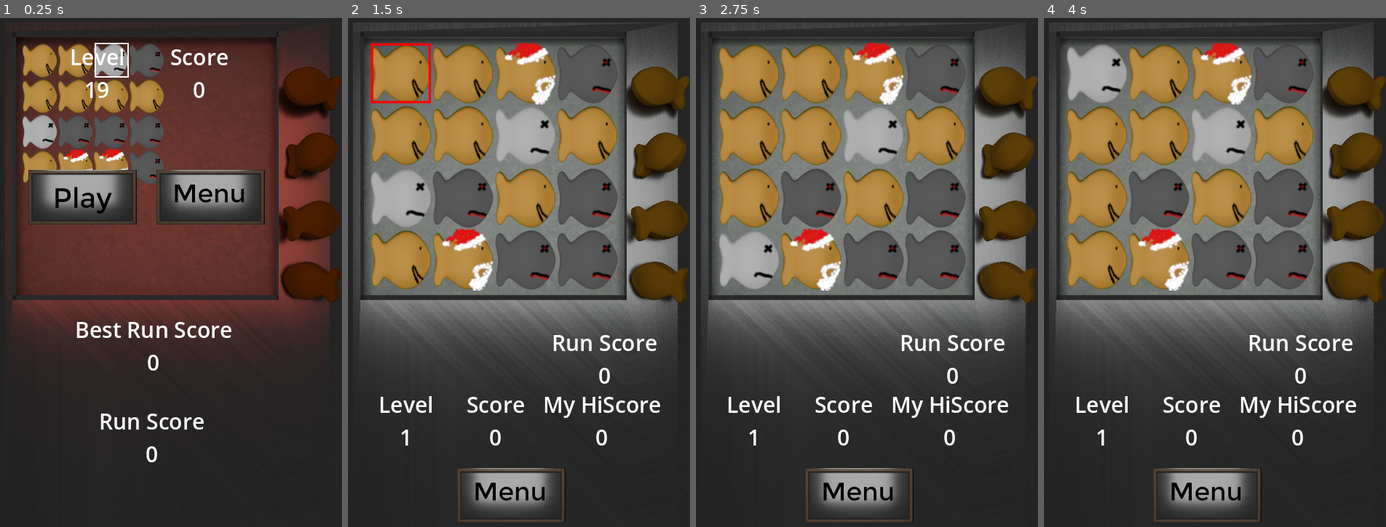
Above: before the commit, frames 1-4 (left to right).
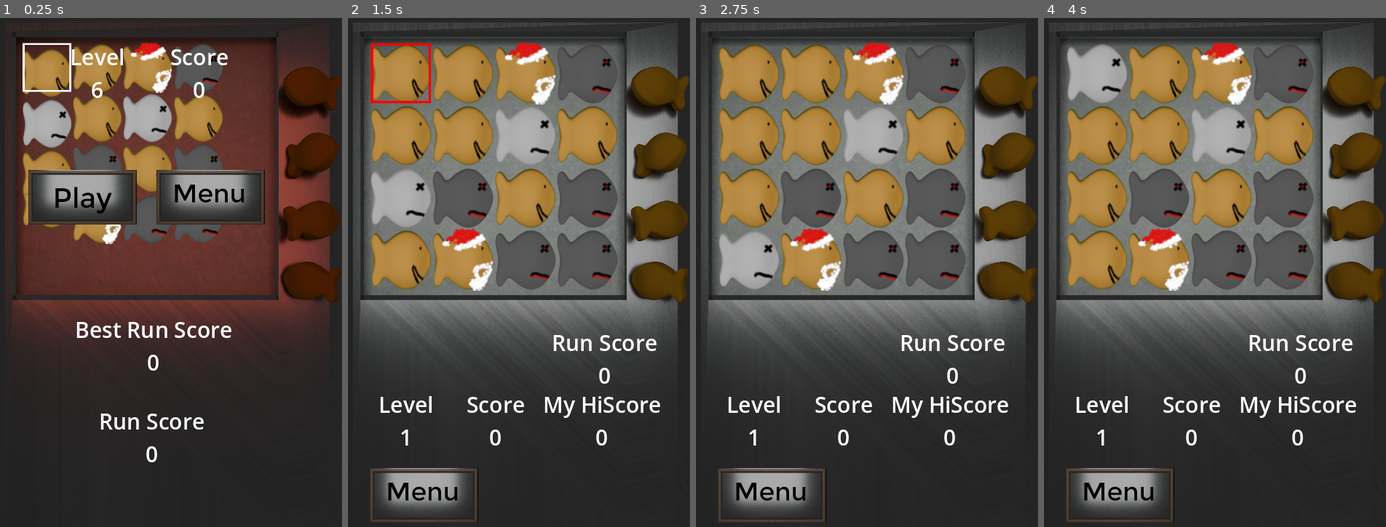
Above: after the commit, the same moments.

Repository: SecsAndCyber/GoldphishMatcher
Game: Godot game, scene res://source/failed_state.tscn
Same seed, same stepped clock (60 frames per second), same inputs: the game is played once before the commit and once after it. This scene is started directly instead of the project's main scene.
Inputs (mouse positions are in pixels of both pictures, inside the frame that each line leads up to):
- Up to frame 1 (0.25 s): no input
- Up to frame 2 (1.5 s): click (430, 196) at 0.5 s; click (399, 73) at 1.27 s
- Up to frame 3 (2.75 s): click (747, 135) at 2.02 s
- Up to frame 4 (4 s): click (1095, 196) at 2.77 s; click (1095, 262) at 3.52 s

The runs differ from the first frame. In frame 1, 12% of the frame differs, in the area x 6-66%, y 4-45%; in frame 2, 4.1%; in frame 3, 4.1%; in frame 4, 4.1%.

Commit message:
Add current Star count during level retries

Diff:
--- a/source/failed_state.tscn
+++ b/source/failed_state.tscn
@@ -7,6 +7,7 @@
 [ext_resource type="Texture2D" uid="uid://bxvbt63obr7j1" path="res://assets/UI/Return_Button_Frames.png" id="5_ry7gx"]
 [ext_resource type="PackedScene" uid="uid://b2a53t6xtelye" path="res://source/replay_state.tscn" id="7_oxosu"]
 [ext_resource type="Theme" uid="uid://docpmippif7jn" path="res://source/resources/PlayStateText.tres" id="8_55qik"]
+[ext_resource type="PackedScene" uid="uid://d1dm0gb8pvhv7" path="res://source/star_feed_back.tscn" id="8_m78wp"]
 
 [sub_resource type="AtlasTexture" id="AtlasTexture_t6qk5"]
 atlas = ExtResource("5_ry7gx")
@@ -177,5 +178,13 @@
 horizontal_alignment = 1
 vertical_alignment = 1
 
+[node name="StarFeedBack" parent="Container" instance=ExtResource("8_m78wp")]
+z_index = 9
+offset_left = 34.0
+offset_top = 567.0
+offset_right = 794.0
+offset_bottom = 810.0
+scale = Vector2(0.555, 0.555)
+
 [connection signal="pressed" from="Container/ReturnButton" to="Container" method="_on_menu_button_pressed"]
 [connection signal="pressed" from="Container/PlayButton" to="Container" method="_on_play_button_pressed"]
--- a/source/play_state.tscn
+++ b/source/play_state.tscn
@@ -69,9 +69,9 @@
 anchors_preset = 5
 anchor_left = 0.5
 anchor_right = 0.5
-offset_left = -80.0
+offset_left = -200.0
 offset_top = 625.0
-offset_right = 218.0
+offset_right = 98.0
 offset_bottom = 775.0
 grow_horizontal = 2
 scale = Vector2(0.5, 0.5)
@@ -181,10 +181,11 @@
 vertical_alignment = 1
 
 [node name="StarFeedBack" parent="Container" instance=ExtResource("9_olsdx")]
-visible = false
-offset_right = 790.0
-offset_bottom = 677.0
-scale = Vector2(0.566, 0.566)
+offset_left = 242.0
+offset_top = 625.0
+offset_right = 1009.0
+offset_bottom = 895.0
+scale = Vector2(0.286, 0.286)
 
 [connection signal="pressed" from="Container/ReturnButton" to="Container" method="_on_menu_button_pressed"]
 [connection signal="pressed" from="Container/RetryButton" to="Container" method="_on_retry_button_pressed"]
--- a/source/scripts/board.gd
+++ b/source/scripts/board.gd
@@ -69,7 +69,7 @@
 	get:
 		return clampi(_score,0,0x999999)
 
-func create(x_size, y_size):
+func create():
 	crackers.visible = true
 	for hl in highlights.get_children():
 		highlights.remove_child(hl)
@@ -89,9 +89,9 @@
 	score = 0
 	combo_score = 0
 	combo_count = 0
-	xs = x_size
-	ys = y_size
-	level_block_count = x_size * y_size
+	xs = int(size.x)
+	ys = int(size.y)
+	level_block_count = int(size.x * size.y)
 	rng = FlxRandom.new()
 	rng.init(Reg.Levels)
 
--- a/source/scripts/failed_state.gd
+++ b/source/scripts/failed_state.gd
@@ -11,6 +11,7 @@
 @onready var hi_score: Label = $HiScore
 @onready var done_banner: Label = $DoneBanner
 @onready var best_run_score: Label = $BestRunScore
+@onready var star_feed_back: Control = $StarFeedBack
 
 var display_score:int = Reg.Score
 
@@ -33,6 +34,10 @@
 
 	if Reg.Levels in Reg.HiScore:
 		$HiScore.text = "Hi Score\n" + str(Reg.HiScore[Reg.Levels]);
+
+	star_feed_back.global_position = Vector2(242, 625)
+	star_feed_back.scale  = Vector2(0.286, 0.286)
+	star_feed_back.display(Reg.LevelStars.get(Reg.Levels, 0))
 
 	var rs = Reg.RunningScore
 	Reg.Levels = 1
--- a/source/scripts/global_reg.gd
+++ b/source/scripts/global_reg.gd
@@ -88,14 +88,13 @@
 			return 0.54
 		if LevelStep == 2:
 			return 0.444
-		if LevelStep == 3:
+		if LevelStep >= 3:
 			return 0.383
-		#return UI_Scale * clampf(2 - ((instance._levels / 5)/5.0), 1, 2);
 		return UI_Scale
 static var LevelStep:int:
 	get():
 		@warning_ignore("integer_division")
-		return int(instance._levels / 5)
+		return int((instance._levels % 1000) / 5)
 static var MusicVolume:float = .0125
 var _music_mute:bool = false
 static var MusicMute:bool:
--- a/source/scripts/play_state.gd
+++ b/source/scripts/play_state.gd
@@ -31,12 +31,16 @@
 	Reg.Loss = false
 	final_state = false
 
+	star_feed_back.global_position = Vector2(242, 625)
+	star_feed_back.scale  = Vector2(0.286, 0.286)
+	star_feed_back.display(Reg.LevelStars.get(Reg.Levels, 0))
+
 	@warning_ignore("integer_division")
-	var rows:int = 4 + int(Reg.Levels / 5)
+	var rows:int = 4 + Reg.LevelStep
 	@warning_ignore("integer_division")
-	var columns:int = 4 + int(Reg.Levels / 5)
+	var columns:int = 4 + Reg.LevelStep
 	board.size = Vector2(rows, columns)
-	board.create(rows, columns)
+	board.create()
 
 	retry_button.visible = false
 	next_button.visible = false
@@ -46,6 +50,8 @@
 		$NextButton.texture_hover.atlas = load("res://assets/UI/FreePlay_Button_Frames.png")
 
 func popup(level_stats:Dictionary = {}):
+	star_feed_back.global_position = Vector2(23, 407)
+	star_feed_back.scale = Vector2(0.566,0.566)
 	star_feed_back.begin(level_stats)
 	if !Reg.Replay:
 		return_button.visible = false
@@ -73,7 +79,7 @@
 			_on_menu_button_pressed()
 
 	if Reg.Loss:
-		if return_button.visible:
+		if ! return_button.visible:
 			# Code here will run just once after the Loss flag is set
 			return
 		return_button.visible = false
--- a/source/scripts/replay_state.gd
+++ b/source/scripts/replay_state.gd
@@ -1,9 +1,9 @@
 extends PlayState
 class_name ReplayState
 
-@export var moves_to_replay = ["61", "A-1", "A-1", "61", "61", "A-1", "A-1", "61", "61", "A-1", "6-1", "B1", "61", "A1", "A1", "6-1", "B1", "B1", "61", "A1", "61", "6-1", "A1", "6-1", "6-1", "C1", "61", "B1", "6-1", "C1", "C1", "61", "61", "A1", "6-1", "6-1", "C1", "61", "B1", "B1", "6-1", "C1", "61", "61", "A1", "6-1", "6-1", "6-1", "D1", "6-1", "E-1", "6-1", "F1", "F-1", "F-1", "61", "61", "61", "61", "B-1", "B-1", "B-1", "B-1", "61", "G-1", "61", "G-1", "6-1", "6-1", "B-1", "6-1", "6-1", "6-1", "6-1", "F-1", "61", "61", "C1", "6-1", "61", "61", "C1", "6-1", "D1", "61", "D-1", "D-1", "6-1", "D1", "6-1", "E-1", "E-1", "61", "E-1", "6-1", "F1", "61", "F-1", "6-1", "F-1", "61", "F1", "6-1", "G-1", "6-1", "D-1", "D-1", "D-1", "6-1", "D-1", "6-1", "D-1", "6-1", "D-1", "D-1", "6-1", "6-1", "6-1", "F1", "61", "61", "F-1", "6-1", "G1", "G1", "G1", "61", "G1", "61", "G-1", "G-1", "G-1", "G-1", "61", "61", "61", "61", "C-1", "C-1", "6-1", "C1", "61", "61"]
+@export var moves_to_replay = ["41", "B1", "A-1", "41", "A1", "A1", "41", "41", "C1", "01", "C-1", "B-1", "0-1", "01", "D-1", "D-1", "01", "D1", "D1", "0-1", "E1", "01", "C-1", "01", "01", "E1", "E1", "E1", "0-1", "E-1", "E-1", "E-1", "01", "0-1", "E-1", "01", "C-1", "C-1", "C-1", "C-1", "0-1", "D-1", "01", "01"]
 var replay_array : Array
-var replay_level = 19
+var replay_level = 6
 
 var step_active: bool = false
 # Called when the node enters the scene tree for the first time.
@@ -14,8 +14,8 @@
 		Reg.Levels = replay_level
 	call_deferred("do_replay_setup")
 	if not 'root' == get_parent().get_parent().name:
-		retry_button.queue_free()
-		next_button.queue_free()
+		retry_button.visible = false
+		next_button.visible = false
 		current_level.visible = false
 		current_score.visible = false
 		run_score.visible = false
--- a/source/scripts/star_feed_back.gd
+++ b/source/scripts/star_feed_back.gd
@@ -32,15 +32,18 @@
 
 
 func begin(level_stats:Dictionary = {}) -> void:
+	for s in Stars:
+		s.get_node('Star').visible = true
+		s.get_node('Star').modulate = Color(0,0,0)
 	@warning_ignore("integer_division")
-	var rows:int = 4 + int(Reg.LastLevel / 5)
+	var rows:int = 4 + int((Reg.LastLevel % 1000) / 5)
 	var star_1_delay : float = .75
 	var star_2_delay : float = 1.5
 	var star_3_delay : float = 1.75
 
 	var star_1_threshold : float = Reg.LastLevel * rows * 5
 	var star_2_threshold : float = star_1_threshold * 3
-	var star_3_threshold : float = star_2_threshold * 2
+	var star_3_threshold : float = star_2_threshold * 3
 	started = true
 
 	if level_stats:
@@ -68,7 +71,7 @@
 
 	get_tree().create_timer(star_1_delay).timeout.connect(func():
 		if star_1_delay:
-			Reg.LevelStars[Reg.Levels]=1
+			Reg.LevelStars[Reg.Levels]=max(1, Reg.LevelStars.get(Reg.Levels, 0))
 			Reg.Sounds.star_chime(1.15)
 			Stars[0].get_node('ThresholdLabel').visible = false
 			Stars[0].get_node('Animate').play()
@@ -76,7 +79,7 @@
 			Stars[0].get_node('Star').visible = true
 		get_tree().create_timer(star_2_delay).timeout.connect(func():
 			if star_2_delay:
-				Reg.LevelStars[Reg.Levels]=2
+				Reg.LevelStars[Reg.Levels]=max(2, Reg.LevelStars.get(Reg.Levels, 0))
 				Reg.Sounds.star_chime(1.5)
 				Stars[1].get_node('ThresholdLabel').visible = false
 				Stars[1].get_node('Animate').play()
@@ -84,7 +87,7 @@
 				Stars[1].get_node('Star').visible = true
 			get_tree().create_timer(star_3_delay).timeout.connect(func():
 				if star_3_delay:
-					Reg.LevelStars[Reg.Levels]=3
+					Reg.LevelStars[Reg.Levels]=max(3, Reg.LevelStars.get(Reg.Levels, 0))
 					Reg.Sounds.star_chime(2)
 					Stars[2].get_node('ThresholdLabel').visible = false
 					Stars[2].get_node('Animate').play()
--- a/source/selector.tscn
+++ b/source/selector.tscn
@@ -13,6 +13,7 @@
 offset_bottom = 40.0
 
 [node name="Selector" type="TextureRect" parent="."]
+visible = false
 z_index = 5
 z_as_relative = false
 layout_mode = 0
Not shown: 1 places in source/failed_state.tscn that only renumber resources
